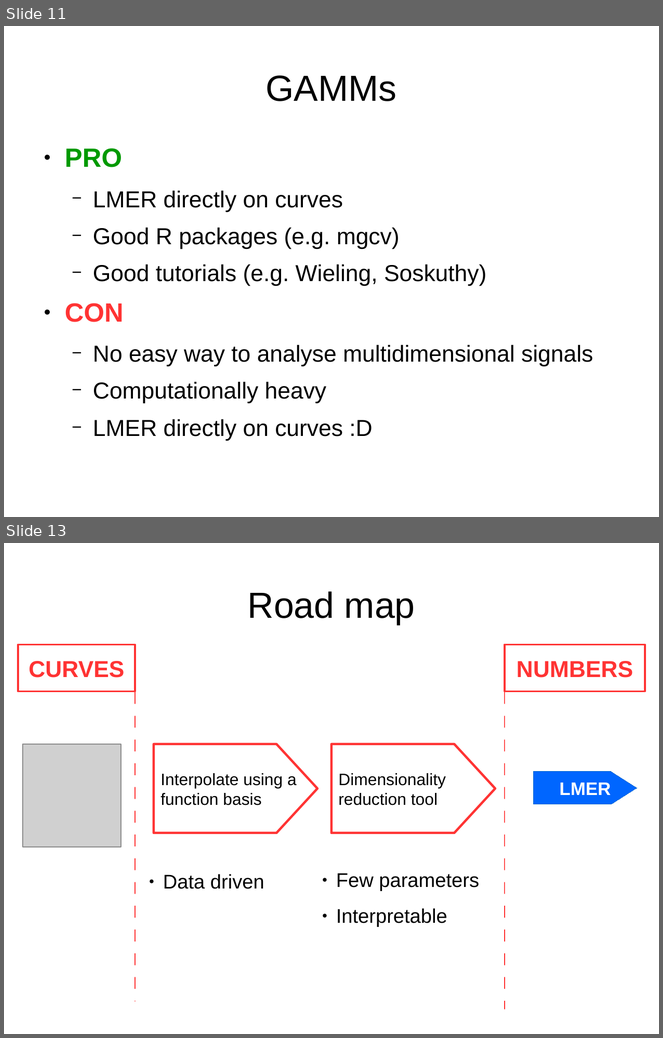
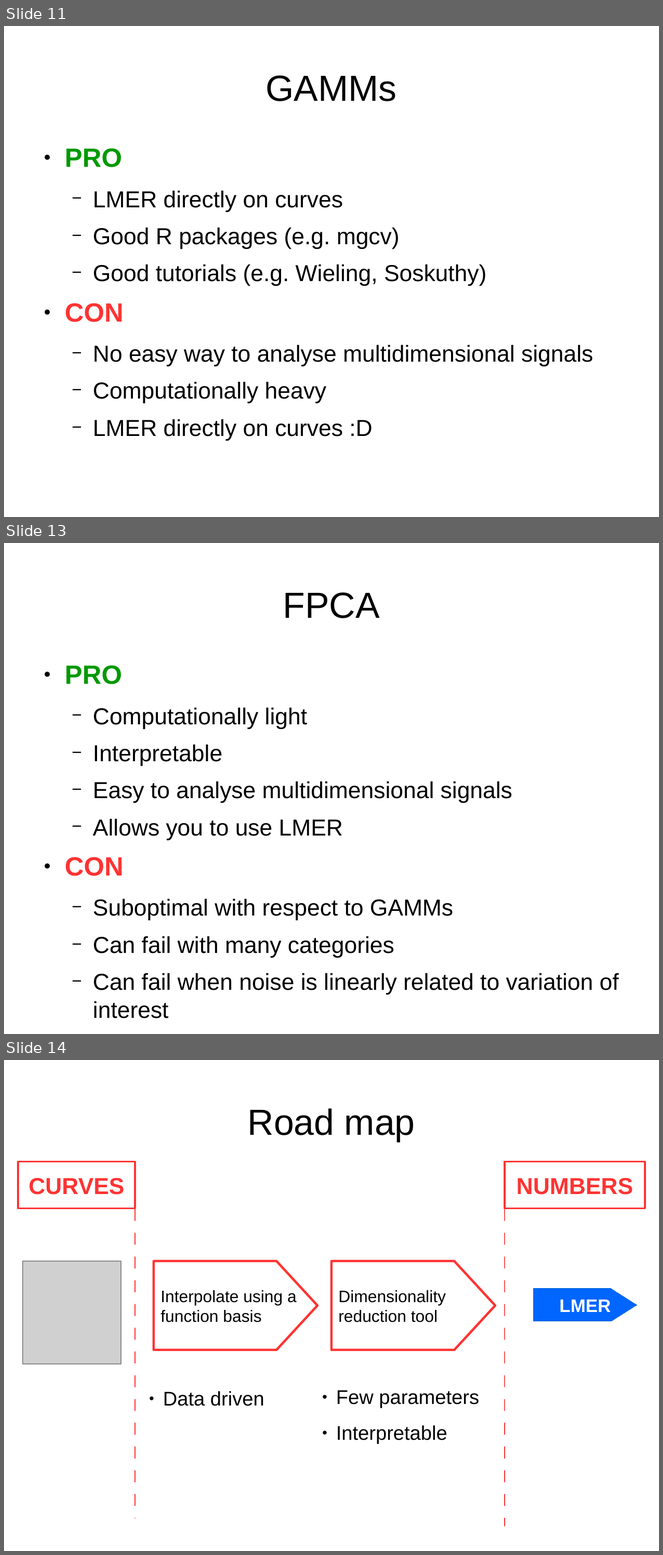
Before and after one commit to uasolo/FPCA-phonetics-workshop, a slide deck: presentations/FPCA-phonetics.odp. Shown one above the other, each under a label of ours: slides 11 and 13 before the commit, slides 11, 13 and 14 after it; the slides between them are not shown. The pictures are 663x1038 and 663x1555 pixels, drawn with LibreOffice and Linux fonts; fonts in the diff are those of the drawing; grey boxes stand for pictures. Boxes give left, top, right and bottom in pixels: in the first picture for what was removed or moved away, otherwise in the second. Text is boxed around its words. In the diff, an @@ line names an element or a change of style, - is before the commit and + after.

```diff
--- a/presentations/FPCA-phonetics.odp
+++ b/presentations/FPCA-phonetics.odp
@@ slide 13 added at (x1=4, y1=543, x2=659, y2=1034), background #FFFFFF @@
@@ title added at (x1=283, y1=592, x2=380, y2=618), 44 pt, text #000000 @@
+FPCA
@@ text added at (x1=65, y1=665, x2=619, y2=995), 28 pt, text #000000 @@
+● PRO
+  − Computationally light
+  − Interpretable
+  − Easy to analyse multidimensional signals
+  − Allows you to use LMER
+● CON
+  − Suboptimal with respect to GAMMs
+  − Can fail with many categories
+  − Can fail when noise is linearly related to variation of interest
@@ what was slide 13 is now slide 14 @@
```
Also in this commit, not shown: 7 slides changed, 2 other slides added, 2 slides removed, 1 other file.
